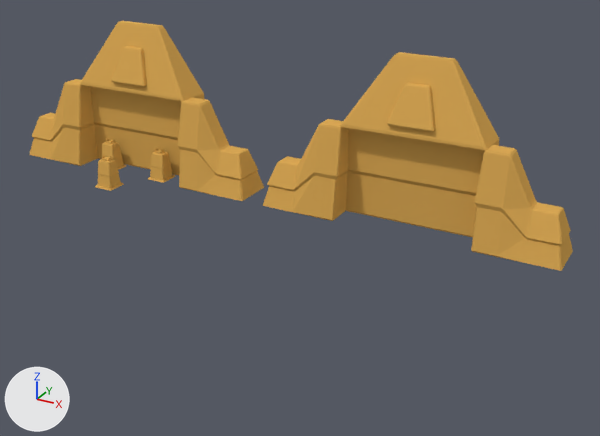
What one commit did to the Blender file Assets/Models/lvl2_rotating_models/Ruin/newAltar_2A.blend.
Rendered twice from a 50 mm camera at (25.3, -29.8, 14.2) aimed at (11.0, -3.8, 1.2). Lighting does not change. The marker at lower left points along +X, +Y and +Z. Mesh edges are drawn as thin lines on the coarser meshes.

The scene before the commit, as lines of its bpy script (objects in view):
```python
me_cube_000 = bpy.data.meshes.new('Cube.000')
me_cube_000.from_pydata(...)  # 164 vertices, 156 faces; spans x -6.49..0.0, y -1.4..0.89, z -2.49..4.51
me_cube_000.materials.append(mat_yellow_alter)  # orange #ddab57
me_cube_029 = bpy.data.meshes.new('Cube.029')
me_cube_029.from_pydata(...)  # 72 vertices, 66 faces; spans x -0.3..0.3, y -0.3..0.3, z -0.341..0.569
me_cube_029.materials.append(mat_yellow_alter)  # orange #ddab57
me_cube_039 = bpy.data.meshes.new('Cube.039')
me_cube_039.from_pydata(...)  # 164 vertices, 156 faces; spans x 0.0..6.49, y -1.4..0.89, z -2.49..4.51
me_cube_039.materials.append(mat_yellow_alter)  # orange #ddab57
ob_altar_a_001 = bpy.data.objects.new('altar_A.001', me_cube_029)
ob_altar_a_001.location = (1.5, -0.3, 0.55)
ob_altar_a_001.scale = (1.6, 1.6, 1.6)
ob_altar_base_001 = bpy.data.objects.new('altar_base.001', me_cube_039)
ob_altar_base_001.location = (14.0, 0.41, 2.49)
ob_altar_base_002 = bpy.data.objects.new('altar_base.002', me_cube_000)
ob_altar_base_002.location = (14.0, 0.41, 2.49)
# also in view: 'altar_base' at (0.0, 0.2, 3.5); 'altar_A.002' at (0.0, -2.3, 0.7)
```
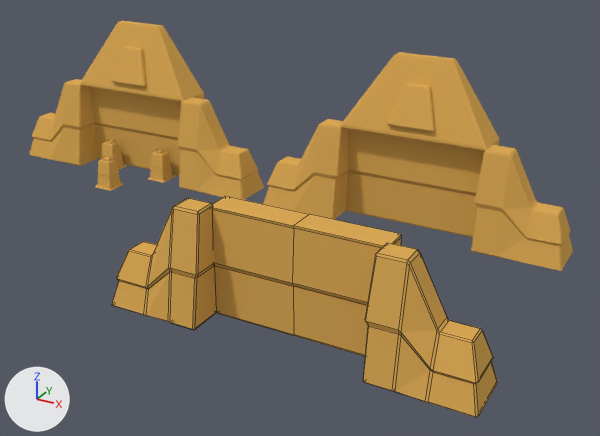
Where the change shows, as pixel boxes [x1, y1, x2, y2] in the pictures (600 x 436 px):
'door_butt1', added (orange)
    after: [292, 214, 498, 417]
'Door_But', added (orange)
    after: [112, 196, 309, 336]

The edits, one by one:
Mesh me_cube_001 is new.
It has 122 vertices, 118 faces and spans x -6.49..0.0, y -1.4..0.89, z -2.49..1.51.
It uses material mat_yellow_alter (orange #ddab57).
Mesh me_cube_003 is new.
It has 122 vertices, 118 faces and spans x 0.0..6.49, y -1.4..0.89, z -2.49..1.51.
It uses material mat_yellow_alter (orange #ddab57).
Object 'Door_But' (ob_door_but) is new; it shows me_cube_001.
Its location is (14.0, -9.59, 2.49).
Object 'door_butt1' (ob_door_butt1) is new; it shows me_cube_003.
Its location is (14.0, -9.59, 2.49).
